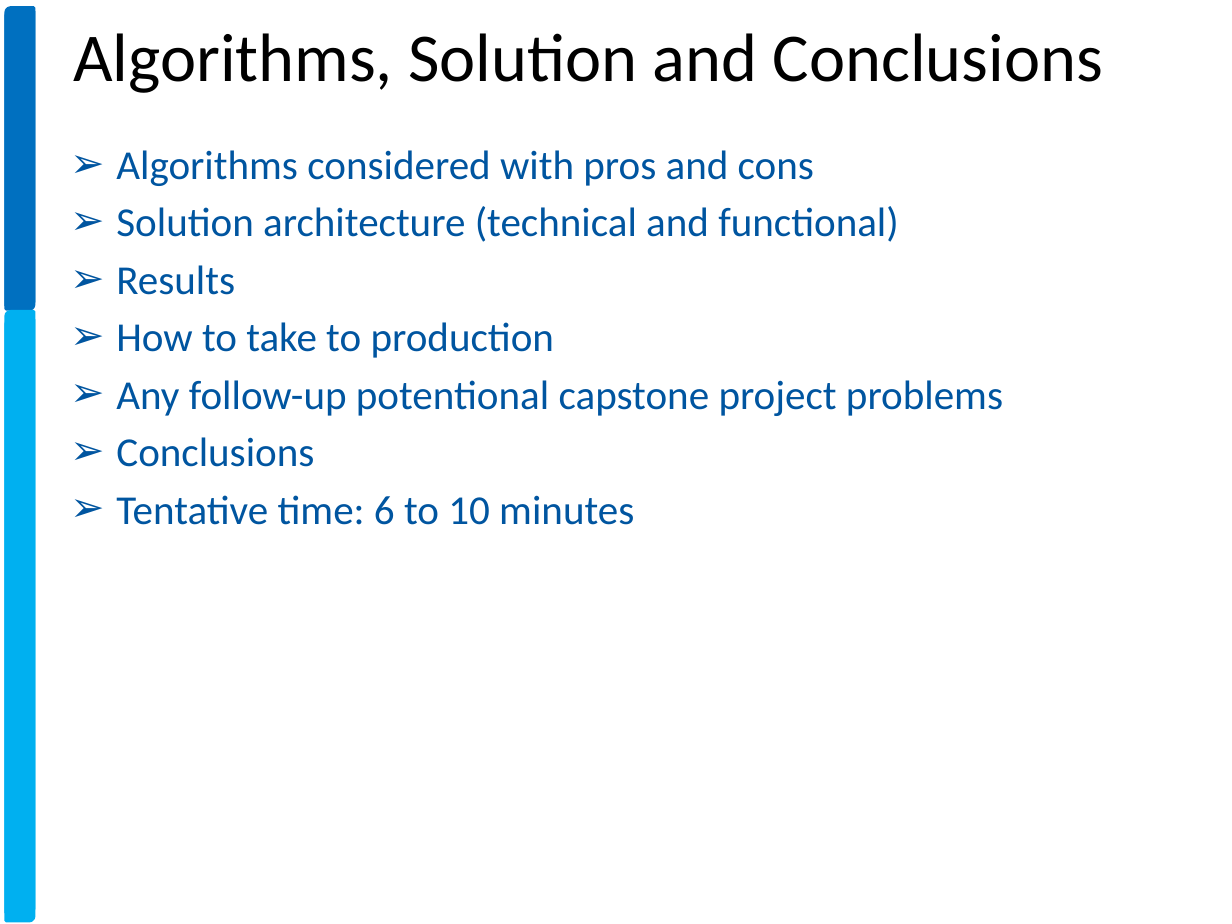
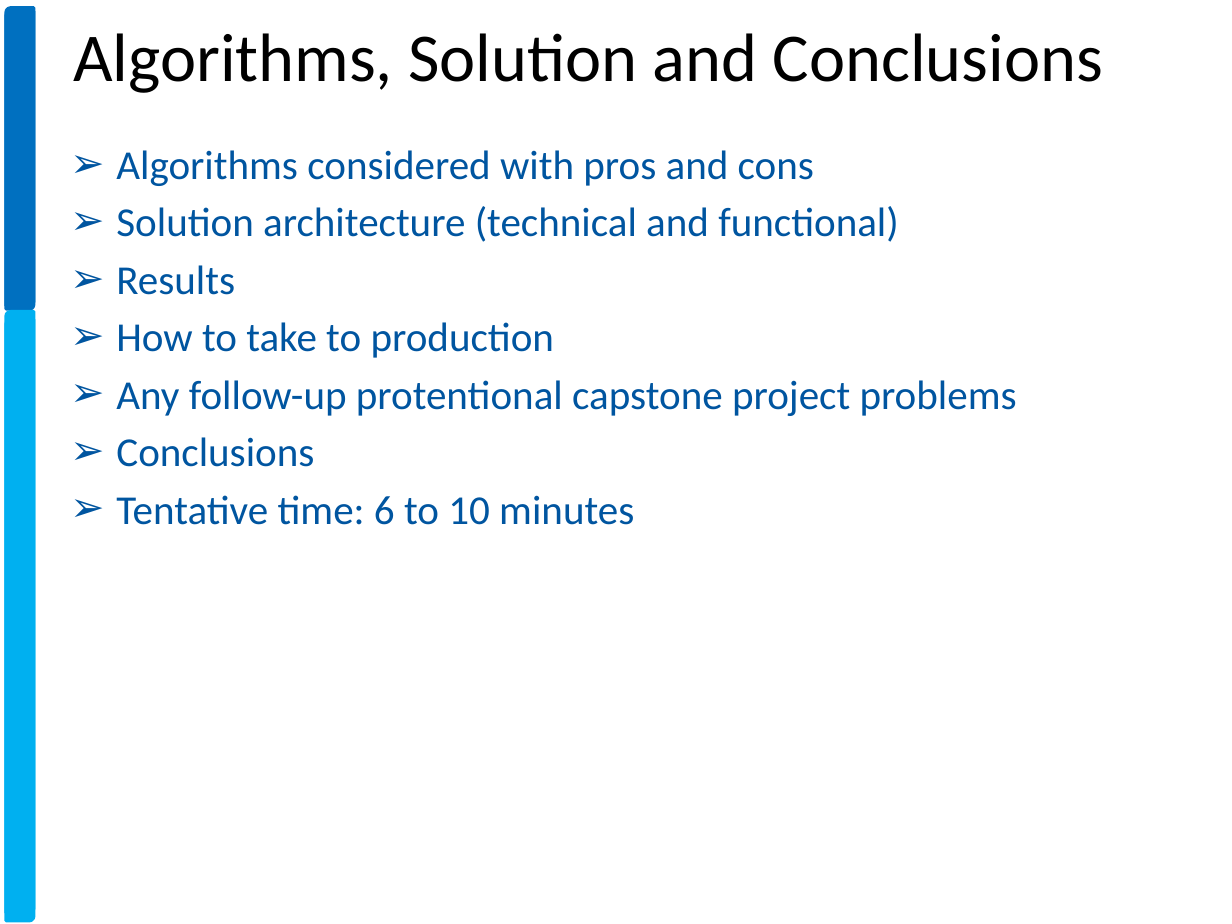
Before and after one commit to xavierigneous/Vehicle-Loan-Default-Prediction, a slide deck: slide 6 of Pravin Kumar/Vehicle Loan Default Prediction.pptx (slide 7 before the commit). Drawn at 1232x924 pixels with LibreOffice and Linux fonts; fonts in the diff are those of the drawing; background and template pictures are left out. Boxes give left, top, right and bottom in pixels: in the first picture for what was removed or moved away, otherwise in the second. Text is boxed around its words. In the diff, an @@ line names an element or a change of style, - is before the commit and + after.

```diff
--- a/Pravin Kumar/Vehicle Loan Default Prediction.pptx
+++ b/Pravin Kumar/Vehicle Loan Default Prediction.pptx
@@ text at (x1=116, y1=380, x2=1017, y2=416): text changed @@
-➢ Any follow-up potentional capstone project problems
+➢ Any follow-up protentional capstone project problems
```
Also in this commit, not shown: 1 slide added, 2 other files.
